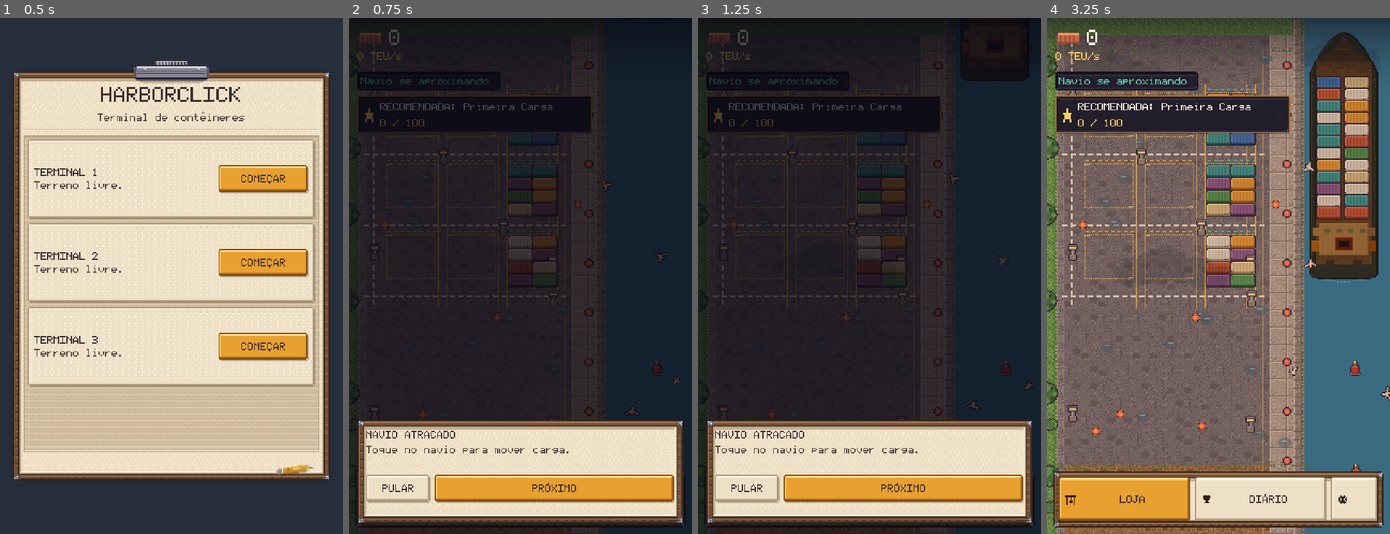
Above: before the commit, frames 1-4 (left to right).
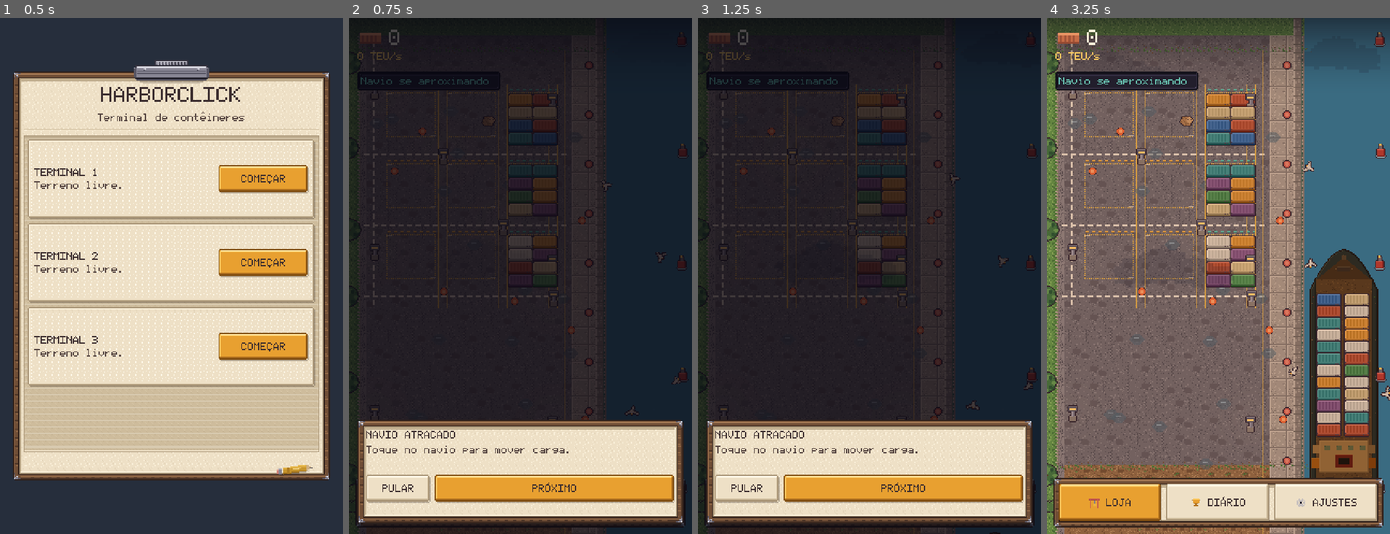
Above: after the commit, the same moments.

Repository: chicogborba/HarborClick
Game: Godot game, scene res://scenes/Title.tscn
Same seed, same stepped clock (60 frames per second), same inputs: the game is played once before the commit and once after it.
Inputs (mouse positions are in pixels of both pictures, inside the frame that each line leads up to):
- Up to frame 1 (0.5 s): no input
- Up to frame 2 (0.75 s): click "COMEÇAR" at 0.5 s
- Up to frame 3 (1.25 s): no input
- Up to frame 4 (3.25 s): click (1125, 497) at 1.25 s, where only the run before the commit has a clickable "LOJA"; tap Enter (ui_accept) at 2, 2.27 s; move the mouse to (1293, 250) at 2.02 s; hold D (pan_right) 2.03-2.75 s; click (1293, 250) at 2.17 s; drag from (1149, 301) to (1201, 379) at 2.77 s

Frame 1 is identical in both runs. In frame 2, 2.5% of the frame differs, in the area x 0-99%, y 2-96%; in frame 3, 2.7%; in frame 4, 26%, in the area x 0-100%, y 2-98%.

Commit message:
fix: stop the ship reversing, unlock the yard, and clear the port of clutter
Five things the playtest called out.

**The ship reversed into its berth and reversed out to sea.** The hull is
drawn bow-up, so there is exactly one heading it can travel bow-first:
north. The channel now runs south to north past the quay — in from the
open water below, out past the top — instead of being tweened downward
at both ends. The channel marks moved out of the fairway and draw over
the hull, so a ship passes behind them rather than through them.

**The yard could run out of export cargo while it was full.** Sectors
gated what could be shipped, so a box that arrived by sea was stuck in
the import area forever and the berth would sit waiting for cargo ten
metres away. Anything standing in the yard can go out now, except the
boxes this same hull just landed — which is what transhipment is, and
what makes the terminal much harder to lock. Sectors survive as a
landing preference, which is what they were actually good for.

**The bar at the bottom was ugly.** Button draws its icon hard against
the left edge and centres only the text, so every key had a hand-sized
hole in it; the glyph and the word are laid out as one centred group
now. The settings key was a 44px square with a 12px glyph in it — it is
a third full key with a label like the other two.

**Something sat over the port the whole session.** The permanent
objective chip is gone; the rail carries the goal on desktop and the
DIÁRIO key is right there in portrait. The one moment that earns a
banner is an achievement actually completing, and the banner is smaller
and sits under the readout instead of across the quay.

**Lamps are switchable.** Tapping a mast forces it on or off, and the
override is spent the moment the day/night curve agrees with it — so the
yard always drifts back to lighting itself at dusk instead of leaving a
checklist of lamps to reset.

Co-Authored-By: Claude Opus 5 <noreply@anthropic.com>

Diff:
--- a/scripts/cargo/berth_call_controller.gd
+++ b/scripts/cargo/berth_call_controller.gd
@@ -172,10 +172,12 @@
 		yard.restore_taken(candidate)
 		return false
 	var unit: CargoUnit = candidate.unit
-	if unit.sector != CargoUnit.EXPORT or ship.import_manifest_uids().has(unit.uid):
+	# The only box that may not go out is one this same hull just landed.
+	# Anything else in the yard is fair cargo — that is what transhipment is.
+	if ship.import_manifest_uids().has(unit.uid):
 		ship.release_bay(bay)
 		yard.restore_taken(candidate)
-		_notice("invalid_export", "Contêiner de exportação inválido.")
+		_notice("invalid_export", "Esse contêiner acabou de sair deste navio.")
 		return false
 	var transfer := CargoTransfer.new(unit,
 		func(u: CargoUnit) -> bool:
--- a/scripts/main.gd
+++ b/scripts/main.gd
@@ -92,9 +92,15 @@
 	Progression.objective_progressed.connect(func(_id: StringName, _progress: float, _target: float) -> void:
 		objective.refresh()
 		journal.refresh())
-	Progression.achievement_unlocked.connect(func(_id: StringName, _item: Dictionary) -> void:
+	Progression.achievement_unlocked.connect(func(id: StringName, item: Dictionary) -> void:
 		objective.refresh()
-		journal.refresh())
+		journal.refresh()
+		# Nothing sits over the port permanently any more, so this is the one
+		# moment that earns a banner: a goal actually completed.
+		EventBus.notification_requested.emit({
+			"id": "achievement_%s" % id, "kind": &"milestone", "priority": 2,
+			"text": "Conquista: %s" % str(item.get("title", "meta cumprida")),
+		}))
 	Progression.contract_updated.connect(func(_contract: Dictionary) -> void: journal.refresh())
 	Progression.contract_finished.connect(func(_contract: Dictionary, _completed: bool) -> void: journal.refresh())
 
--- a/scripts/ui/command_rail.gd
+++ b/scripts/ui/command_rail.gd
@@ -201,27 +201,44 @@
 	_bar_keys = HBoxContainer.new()
 	_bar_keys.add_theme_constant_override(&"separation", 4)
 	_bar.add_child(_bar_keys)
+	# Three keys of equal weight. The old bar gave two of them a full-width
+	# slab and squeezed the third into a 44px square with a 12px glyph in it,
+	# which is the "settings icon is rubbish" from the playtest.
 	for spec in [["LOJA", UiTheme.Icon.CRANE, &"amber", "Abrir a loja do terminal", shop_requested],
 			["DIÁRIO", UiTheme.Icon.TROPHY, &"ghost", "Abrir o Diário do Porto", journal_requested],
-			["", UiTheme.Icon.GEAR, &"ghost", "Abrir os ajustes", settings_requested]]:
+			["AJUSTES", UiTheme.Icon.GEAR, &"ghost", "Abrir os ajustes", settings_requested]]:
 		var key := _make_key(str(spec[0]), spec[1], spec[2], str(spec[3]), spec[4])
-		key.size_flags_horizontal = Control.SIZE_EXPAND_FILL if not str(spec[0]).is_empty() \
-			else Control.SIZE_SHRINK_END
-		key.custom_minimum_size = Vector2(
-			0.0 if not str(spec[0]).is_empty() else 44.0, 40.0)
+		key.size_flags_horizontal = Control.SIZE_EXPAND_FILL
+		key.custom_minimum_size = Vector2(0.0, 34.0)
 		_bar_keys.add_child(key)
 
 
 func _make_key(text: String, icon: UiTheme.Icon, kind: StringName,
 		control_name: String, target: Signal) -> Button:
-	var key := UiTheme.button(text, kind, UiTheme.SIZE_SMALL)
-	key.icon = UiTheme.icon_texture(icon)
+	## Button draws its icon hard against the left edge and only centres the
+	## text, which left a hand-sized hole between the two on a wide key. The
+	## glyph and the word are laid out as one group instead, centred together.
+	var key := UiTheme.button("", kind, UiTheme.SIZE_SMALL)
 	key.custom_minimum_size.y = 34.0
-	key.alignment = HORIZONTAL_ALIGNMENT_CENTER
 	UiTheme.describe(key, control_name)
 	key.pressed.connect(func() -> void:
 		AudioManager.play_sfx("tap")
 		target.emit())
+
+	var group := HBoxContainer.new()
+	group.add_theme_constant_override(&"separation", 5)
+	group.alignment = BoxContainer.ALIGNMENT_CENTER
+	group.mouse_filter = Control.MOUSE_FILTER_IGNORE
+	group.set_anchors_and_offsets_preset(Control.PRESET_FULL_RECT)
+	key.add_child(group)
+	var glyph := UiTheme.icon(icon)
+	glyph.size_flags_vertical = Control.SIZE_SHRINK_CENTER
+	group.add_child(glyph)
+	if not text.is_empty():
+		var label := UiTheme.label(text, UiTheme.SIZE_SMALL,
+			UiTheme.INK if kind != &"alt" and kind != &"danger" else UiTheme.CREAM)
+		label.vertical_alignment = VERTICAL_ALIGNMENT_CENTER
+		group.add_child(label)
 	return key
 
 
@@ -336,7 +353,7 @@
 		# turning a page instead of a panel arriving from off screen.
 		content_rect = Rect2(_board.position, _board.size)
 	else:
-		var height := 52.0
+		var height := 46.0
 		_bar.size = Vector2(safe.size.x - 12.0, height)
 		_bar.position = Vector2(safe.position.x + 6.0,
 			safe.end.y - height - 6.0)
--- a/scripts/ui/objective_chip.gd
+++ b/scripts/ui/objective_chip.gd
@@ -103,7 +103,10 @@
 	var safe := _safe_rect
 	if safe.size == Vector2.ZERO:
 		safe = Rect2(Vector2.ZERO, get_viewport().get_visible_rect().size)
-	_panel.visible = not _desktop
+	# Nothing permanent floats over the port any more. The rail carries the
+	# objective on a wide screen; in portrait the DIÁRIO key is right there and
+	# a banner sitting on the quay all session was covering the game.
+	_panel.visible = false
 	_panel.size = Vector2(minf(220.0, safe.size.x - 16.0), 34.0)
 	_panel.position = Vector2(safe.position.x + 8.0, safe.position.y + 72.0)
 
--- a/scripts/ui/toast_layer.gd
+++ b/scripts/ui/toast_layer.gd
@@ -58,7 +58,9 @@
 	if _active != null and is_instance_valid(_active):
 		_active.queue_free()
 
-	var panel := UiTheme.panel(UiTheme.slate_style(true, 5))
+	# Deliberately small: it is an interruption, and the previous one covered a
+	# third of the port for three seconds at a time.
+	var panel := UiTheme.panel(UiTheme.slate_style(true, 3))
 	panel.modulate.a = 0.0
 	var row := HBoxContainer.new()
 	row.add_theme_constant_override(&"separation", 5)
@@ -70,7 +72,7 @@
 	var label := UiTheme.label(text if count <= 1 else "%s  x%d" % [text, count],
 		UiTheme.SIZE_SMALL, UiTheme.SLATE_TEXT)
 	label.autowrap_mode = TextServer.AUTOWRAP_WORD_SMART
-	label.custom_minimum_size.x = maxf(80.0, _stack.custom_minimum_size.x - 40.0)
+	label.custom_minimum_size.x = maxf(70.0, _stack.custom_minimum_size.x - 34.0)
 	row.add_child(label)
 	_stack.add_child(panel)
 	_active = panel
@@ -99,12 +101,13 @@
 func _layout() -> void:
 	var view := get_viewport().get_visible_rect().size
 	var safe := _resolved_safe_rect(view)
-	var width := minf(300.0, maxf(120.0, safe.size.x - 20.0))
+	var width := minf(224.0, maxf(120.0, safe.size.x - 40.0))
 	# Below the readout and the objective chip, so a notice never buries the
 	# two things that are always true.
+	# Under the readout, not over the middle of the quay.
 	_stack.position = Vector2(
 		safe.position.x + (safe.size.x - width) * 0.5,
-		safe.position.y + 112.0)
+		safe.position.y + 76.0)
 	_stack.custom_minimum_size.x = width
 
 
--- a/scripts/world/atmosphere.gd
+++ b/scripts/world/atmosphere.gd
@@ -75,6 +75,33 @@
 		y += 150.0
 
 
+func tap_lamp(world_pos: Vector2) -> bool:
+	## Tapping a mast forces it on or off. The override is deliberately not
+	## permanent: it is cleared the next time the natural curve agrees with it,
+	## so the yard always drifts back to lighting up at dusk on its own instead
+	## of leaving the player with a checklist of lamps to reset.
+	for lamp: Dictionary in _lamps:
+		var root: Node2D = lamp.root
+		if root == null or not is_instance_valid(root):
+			continue
+		if not Rect2(root.position - Vector2(6, 6), Vector2(24, 30)).has_point(world_pos):
+			continue
+		var natural_on := _lamp_natural_target() > 0.5
+		lamp["override"] = -1 if (lamp.lit.modulate.a > 0.5) else 1
+		if (lamp.override > 0) == natural_on:
+			lamp["override"] = 0
+		AudioManager.play_sfx("tap", 0.08)
+		return true
+	return false
+
+
+func _lamp_natural_target() -> float:
+	var target := clampf(_night_factor(TimeManager.time_of_day) * 1.25, 0.0, 1.0)
+	if _fog_amount > 0.0:
+		target = maxf(target, _fog_amount * 0.5)
+	return target
+
+
 func set_berth_active(active: bool) -> void:
 	## A working berth is lit whatever the clock says — that is what a real
 	## terminal does, and it makes the one place the player should be tapping
@@ -107,7 +134,7 @@
 	root.add_child(light)
 
 	_lamps.append({"lit": lit, "light": light, "phase": randf() * 10.0,
-		"quay": quay})
+		"quay": quay, "root": root, "override": 0})
 
 
 func _build_fog() -> void:
@@ -150,6 +177,13 @@
 		var lamp_target := target
 		if bool(lamp.quay) and _berth_active:
 			lamp_target = maxf(lamp_target, BERTH_WORK_ENERGY)
+		var override := int(lamp.override)
+		if override != 0:
+			# The moment the clock agrees with the switch, the switch is spent.
+			if (override > 0) == (lamp_target > 0.5):
+				lamp["override"] = 0
+			else:
+				lamp_target = 1.0 if override > 0 else 0.0
 		var flicker := 1.0
 		if lamp_target > 0.05 and lit.modulate.a < 0.85:
 			flicker = 0.4 + 0.6 * absf(sin(lamp.phase + Time.get_ticks_msec() * 0.02))
--- a/scripts/world/container_yard.gd
+++ b/scripts/world/container_yard.gd
@@ -154,7 +154,16 @@
 
 
 func take_exportable(import_uids: PackedStringArray = PackedStringArray()) -> Dictionary:
-	return _take_top(-1, CargoUnit.EXPORT, import_uids)
+	## Anything standing in the yard can be shipped out, except the boxes this
+	## same call just landed.
+	##
+	## Sectors used to gate this, so a box that arrived by sea was stuck in the
+	## import area forever and the export area could run dry while the yard was
+	## full — the berth would then sit waiting for cargo that was ten metres
+	## away. A real terminal tranships: what came in on one hull leaves on the
+	## next. The sectors survive as a landing preference, which is what they
+	## were actually good for.
+	return _take_top(-1, &"", import_uids)
 
 
 func _take_top(preferred_slot: int, required_sector: StringName, import_uids: PackedStringArray) -> Dictionary:
--- a/scripts/world/port_world.gd
+++ b/scripts/world/port_world.gd
@@ -24,6 +24,7 @@
 var _water_foam: WaterFoam
 var _water_quality: WaterQuality.Level = WaterQuality.Level.MEDIUM
 var _decals: Node2D
+var _marks: Node2D
 var _props: Node2D
 var _pressed := false
 var _drag_accum := 0.0
@@ -42,6 +43,14 @@
 	_decals.z_index = -7
 	_decals.z_as_relative = false
 	add_child(_decals)
+	# Channel marks stand off the starboard side of the fairway and draw *over*
+	# the hull, so a ship passes behind them the way it passes a real mark.
+	# Underneath, they were simply run over.
+	_marks = Node2D.new()
+	_marks.name = "ChannelMarks"
+	_marks.z_index = 9
+	_marks.z_as_relative = false
+	add_child(_marks)
 	_props = Node2D.new()
 	_props.name = "Props"
 	_props.z_index = -1
@@ -155,6 +164,9 @@
 func _rebuild_decals() -> void:
 	for child in _decals.get_children():
 		child.queue_free()
+	for child in _marks.get_children():
+		child.queue_free()
+	_build_channel_marks()
 	for child in _props.get_children():
 		child.queue_free()
 	var rng := RandomNumberGenerator.new()
@@ -170,25 +182,6 @@
 		_decals.add_child(b)
 		y += 46.0
 
-	# channel marks in the open water south of the berth, on the line the ship
-	# comes down. They stay clear of the hull's footprint so the berth stays
-	# the most legible thing on the water.
-	var buoy_sheet: Texture2D = preload("res://assets/sprites/prop_buoy.png")
-	var channel_top := PortLayout.SHIP_Y + PortLayout.SHIP_H + 34.0
-	var channel_x := PortLayout.WATER_X0 + 46.0
-	var buoy_y := channel_top
-	var buoy_index := 0
-	while buoy_y < PortLayout.world_bottom() + 60.0:
-		var buoy := Sprite2D.new()
-		var frame := AtlasTexture.new()
-		frame.atlas = buoy_sheet
-		frame.region = Rect2((buoy_index % 2) * 12, 0, 12, 14)
-		buoy.texture = frame
-		buoy.centered = true
-		buoy.position = Vector2(channel_x + rng.randf_range(-6.0, 6.0), buoy_y)
-		_decals.add_child(buoy)
-		buoy_y += 96.0
-		buoy_index += 1
 
 	# puddles and oil marks on the pavement
 	for i in 18:
@@ -222,6 +215,26 @@
 		_props.add_child(c)
 
 
+func _build_channel_marks() -> void:
+	## A line of port-hand marks down the edge of the fairway, from the open
+	## water south of the berth to the exit past the top of the quay.
+	var sheet: Texture2D = preload("res://assets/sprites/prop_buoy.png")
+	var lane_x := PortLayout.WORLD_W - 9.0
+	var y := PortLayout.TOP_MARGIN - 10.0
+	var index := 0
+	while y < PortLayout.world_bottom() + 60.0:
+		var buoy := Sprite2D.new()
+		var frame := AtlasTexture.new()
+		frame.atlas = sheet
+		frame.region = Rect2((index % 2) * 12, 0, 12, 14)
+		buoy.texture = frame
+		buoy.centered = true
+		buoy.position = Vector2(lane_x, y)
+		_marks.add_child(buoy)
+		y += 104.0
+		index += 1
+
+
 # ---------- land ----------
 
 func _on_land_bought(_id: String) -> void:
@@ -313,6 +326,8 @@
 			AudioManager.play_sfx("click", 0.12)
 	elif critters != null and critters.tap_cat(world_pos):
 		AudioManager.play_sfx("meow", 0.10)
+	elif atmosphere != null and atmosphere.tap_lamp(world_pos):
+		pass
 
 
 # ---------- cargo flow ----------
--- a/scripts/world/ship.gd
+++ b/scripts/world/ship.gd
@@ -245,9 +245,15 @@
 		set_manifest(generated, generated.size())
 	_set_phase(Phase.ARRIVING)
 	visible = true
-	position = Vector2(PortLayout.SHIP_X, -PortLayout.SHIP_H - 20.0)
+	# The hull is drawn bow-up, so a ship can only travel north bow-first. The
+	# channel therefore runs south to north past the quay: in from the open
+	# water below, out past the top. It used to be tweened downward at both
+	# ends, which is a ship reversing into its berth and then reversing out to
+	# sea.
+	position = Vector2(PortLayout.SHIP_X,
+		PortLayout.world_bottom() + PortLayout.SHIP_H * 0.5)
 	var tween := create_tween()
-	tween.tween_property(self, "position:y", PortLayout.SHIP_Y, 4.2).set_trans(Tween.TRANS_SINE).set_ease(Tween.EASE_OUT)
+	tween.tween_property(self, "position:y", PortLayout.SHIP_Y, 5.4).set_trans(Tween.TRANS_SINE).set_ease(Tween.EASE_OUT)
 	tween.tween_callback(func() -> void:
 		_set_phase(Phase.DISCHARGING)
 		EventBus.ship_arrived.emit()
@@ -258,7 +264,7 @@
 	AudioManager.play_sfx("horn", 0.04, -6.0)
 	var tween := create_tween()
 	tween.tween_interval(0.9)
-	tween.tween_property(self, "position:y", PortLayout.world_bottom() + 80.0, 5.0).set_trans(Tween.TRANS_SINE).set_ease(Tween.EASE_IN)
+	tween.tween_property(self, "position:y", -PortLayout.SHIP_H - 40.0, 5.0).set_trans(Tween.TRANS_SINE).set_ease(Tween.EASE_IN)
 	tween.tween_callback(func() -> void: visible = false; _set_phase(Phase.AWAY); departed.emit())
 
 func snapshot() -> Dictionary:
